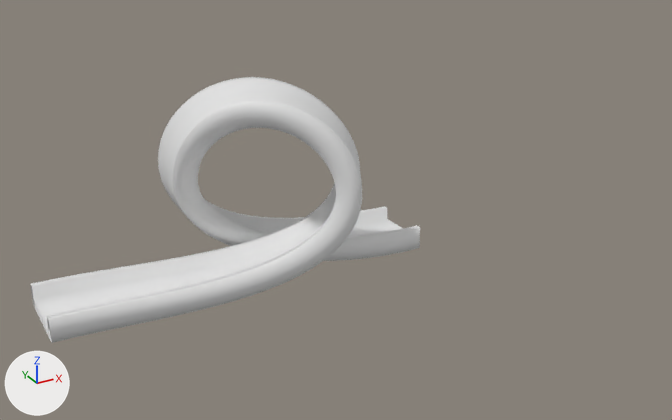
The Blender file Assets/loop.blend as it was, and as the next commit left it.
Before and after are seen from a 50 mm camera at (-8.26, -20.59, 11.29) aimed at (3.25, 0.34, 0.82). Arrows for +X, +Y and +Z are at lower left; the lights stay in place.
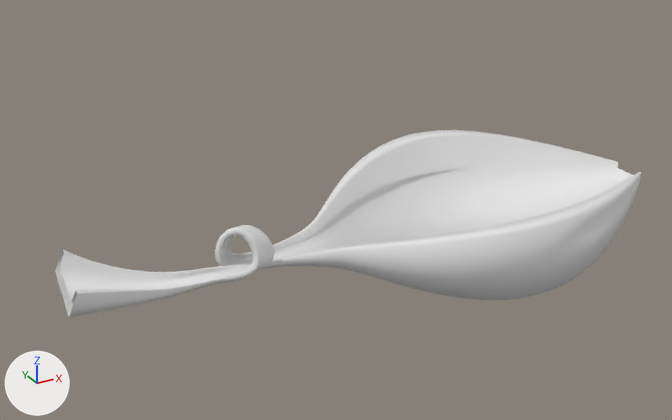
What changed in the scene script:
```text
Change cu_nurbspath:
    remove _sp.points.foreach_set('co', [-5.05, 0.0, 0.0, 1.0, -2.0, 0.0, 0.0, 1.0, 5.186, -3.695, 0.326, 1.0, 0.392, -0.218, 9.395, 1.0, -2.996, 3.051, -0.0000135, 1.0, 2.23, 0.0, 0.0, 1.0, 5.234, 0.0, 0.0, 1.0])
    remove _sp.points.foreach_set('tilt', [1.604, 1.604, 1.242, 1.571, -0.393, 0.515, 0.42])
    _sp: cu_nurbspath.splines.new('NURBS'); _sp.points.add(6) -> cu_nurbspath.splines.new('NURBS'); _sp.points.add(13)
    add _sp.points.foreach_set('co', [-22.06, -0.399, 3.455, 1.0, -13.0, -0.748, 0.0, 1.0, -5.05, -0.748, 0.0, 1.0, -2.0, -0.748, 0.0, 1.0, 5.186, -5.041, 0.326, 1.0, 0.392, -0.218, 9.395, 1.0, -2.963, 1.337, -0.354, 1.0, 2.589, 0.502, -0.171, 1.0, 8.596, 0.56, -0.188, 1.0, 12.29, 0.0, 0.0, 1.0, 15.61, 0.0, 0.0, 1.0, 29.24, 0.405, -0.0819, 1.0, 50.7, 0.405, -0.0819, 1.0, 71.15, 0.405, -0.0819, 1.0])
    add _sp.points.foreach_set('radius', [5.27, 2.525, 1.0, 1.022, 2.263, 1.0, 1.529, 1.0, 2.01, 3.974, 4.69, 19.68, 19.68, 3.028])
    add _sp.points.foreach_set('tilt', [1.723, 1.478, 1.986, 2.403, -0.0461, 1.773, 1.214, 0.865, 0.42, 0.42, 0.423, 0.423, 0.423, 0.345])
Change ob_nurbspath:
    ob_nurbspath.scale: (1.0, 1.0, 1.0) -> (0.199, 0.199, 0.199)
```

Boxes (x1, y1, x2, y2) around the edits, measured in the pictures (672 x 420 px):
'NurbsPath', reshaped, rescaled (50% wider, 29% shorter)
    before: (30, 77, 420, 343)
    after: (55, 130, 641, 318)
